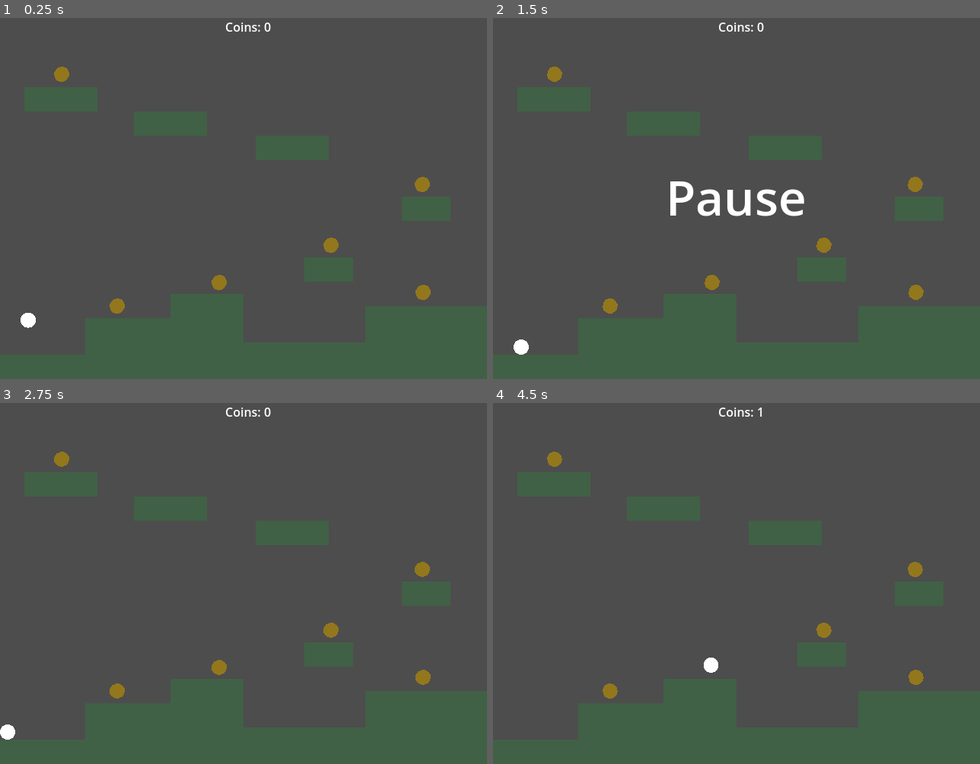
Above: before the commit, frames 1-4 (two rows, left to right).
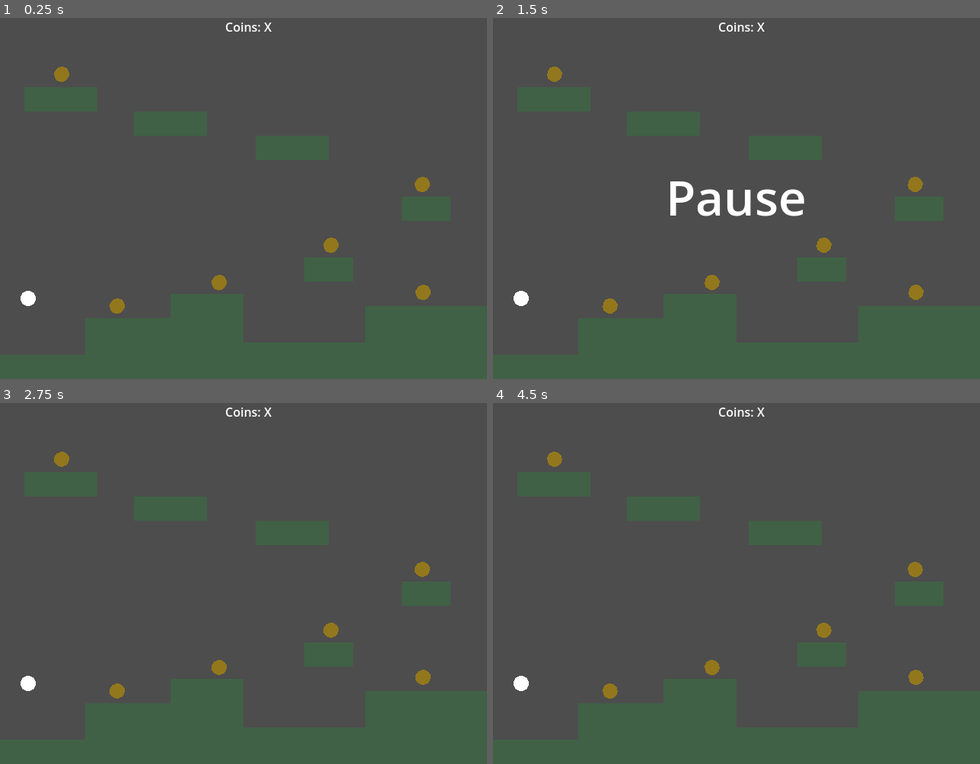
Above: after the commit, the same moments.

Repository: danbolt/actions-test
Game: Godot game, scene res://main.tscn
Same seed, same stepped clock (60 frames per second), same inputs: the game is played once before the commit and once after it.
Inputs:
- Up to frame 1 (0.25 s): no input
- Up to frame 2 (1.5 s): tap Enter (pause) at 0.5 s; hold Right (ui_right) from 0.53 s (still down); tap Space (jump) at 0.77, 1.25 s
- Up to frame 3 (2.75 s): tap Space (jump) at 1.52 s; tap Enter (pause) at 2 s; release Right (ui_right) at 2.03 s; hold Left (ui_left) from 2.03 s (still down)
- Up to frame 4 (4.5 s): tap Space (jump) at 2.75, 3.02, 3.77 s; release Left (ui_left) at 2.78 s; hold Right (ui_right) 2.78-4.28 s; hold Left (ui_left) from 4.28 s (still down)

The runs differ from the first frame. In frame 1, 0.2% of the frame differs, in the area x 4-56%, y 1-86%; in frame 2, 0.2%; in frame 3, 0.2%; in frame 4, 0.3%, in the area x 4-56%, y 1-80%.
Error after the commit: Parse Error: Identifier "foo" not declared in the current scope. (res://scripts/player.gd:18)

Commit message:
Update player.gd
What happens if I break this

Diff:
--- a/scripts/player.gd
+++ b/scripts/player.gd
@@ -15,6 +15,9 @@
 	if Input.is_action_just_pressed("jump") and is_on_floor():
 		velocity.y = JUMP_VELOCITY
 
+	guz = foo
+
+
 	var direction := Input.get_axis("ui_left", "ui_right")
 	if direction:
 		velocity.x = direction * SPEED
